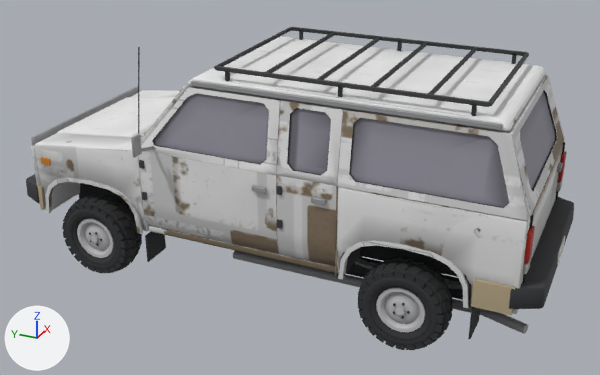
What one commit did to the glTF model frontend/src/assets/models/vehicles/wayfarer.glb.
Before and after are seen from a camera (50 mm lens) standing at (-6.09, -2.94, 3.86) and looking at (-0.05, -0.22, 0.85). Lighting does not change. The marker at lower left points along +X, +Y and +Z. The picture after the commit comes second. Vertices at exactly the same position are counted once.

The older version as bpy lines, for what is in view:
```python
ob_body = bpy.data.objects.new('body', me_body_013)
ob_body.location = (0.0, 0.0, 0.0)
ob_door_fl = bpy.data.objects.new('door_FL', me_door_fl_013)
ob_door_fl.location = (0.0, 0.0, 0.0)
ob_door_rl = bpy.data.objects.new('door_RL', me_door_rl)
ob_door_rl.location = (0.0, 0.0, 0.0)
ob_wheel_fl = bpy.data.objects.new('wheel_FL', me_wheel_fl_013)
ob_wheel_fl.location = (-0.745, 1.421, 0.37)
# also in view: 'wheel_RL' at (-0.75, -1.42, 0.37)
```
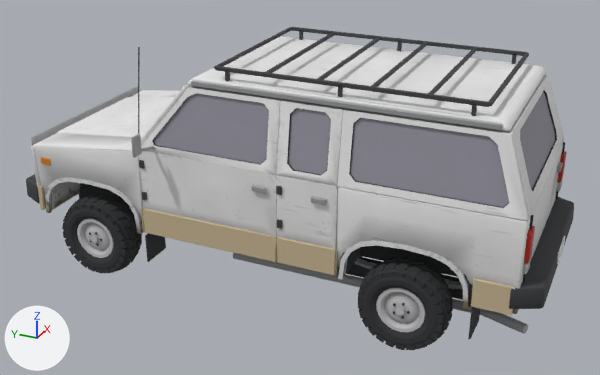
The change, as a list of edits to the scene's bpy script:
```text
Change me_body_013:
    used by ob_body; location = (0.0, 0.0, 0.0)
    remove me_body_013.from_pydata(...)  # 6323 vertices, 11978 faces; spans x -0.87..0.87, y -2.45..2.23, z 0.24..2.11
    add me_body_013.from_pydata(...)  # 6371 vertices, 12066 faces; spans x -0.87..0.87, y -2.45..2.23, z 0.24..2.11
    me_body_013 part 1: the loose piece of 24 vertices spanning x -0.86..-0.84, y 1.95..1.99, z 0.55..0.78 is copied, and the copy is scaled about its middle by (1, 0.199, 1), then moved by (0.0, -1.09, 0.0); it spans x -0.86..-0.84, y 0.88..0.89, z 0.55..0.78
    me_body_013 part 2: 4725 kept faces spanning x -0.87..0.87, y -2.28..2.02, z 0.53..1.95 get new texture (UV) coordinates
    me_body_013 part 3: 7836 kept faces spanning x -0.87..0.87, y -2.45..2.23, z 0.24..2.11 get new vertex colours; the middle colour goes from grey #b8b8b8 to white #ffffff
    other edits to the shape of me_body_013 do not show in these pictures
Change me_door_fl_013:
    used by ob_door_fl; location = (0.0, 0.0, 0.0)
    remove me_door_fl_013.from_pydata(...)  # 349 vertices, 651 faces; spans x -1.1..-0.722, y -0.379..0.876, z 0.6..1.88
    add me_door_fl_013.from_pydata(...)  # 403 vertices, 755 faces; spans x -1.1..-0.722, y -0.379..0.876, z 0.55..1.88
    me_door_fl_013 part 4: a new loose piece of 54 vertices spanning x -0.864..-0.84, y -0.375..0.872, z 0.55..0.78, in mat_second
    me_door_fl_013 part 5: 220 kept faces spanning x -0.85..-0.722, y -0.379..0.876, z 0.6..1.88 get new texture (UV) coordinates
    me_door_fl_013 part 6: 485 kept faces spanning x -1.095..-0.722, y -0.379..0.876, z 0.6..1.88 get new vertex colours
    add me_door_fl_013.materials.append(mat_second)
Change me_door_rl:
    used by ob_door_rl; location = (0.0, 0.0, 0.0)
    remove me_door_rl.from_pydata(...)  # 262 vertices, 490 faces; spans x -0.88..-0.722, y -0.881..-0.379, z 0.6..1.879
    add me_door_rl.from_pydata(...)  # 298 vertices, 558 faces; spans x -0.88..-0.722, y -0.881..-0.379, z 0.55..1.879
    me_door_rl part 7: a new loose piece of 36 vertices spanning x -0.864..-0.84, y -0.877..-0.383, z 0.55..0.78, in mat_second
    me_door_rl part 8: 182 kept faces spanning x -0.85..-0.722, y -0.881..-0.379, z 0.6..1.879 get new texture (UV) coordinates
    me_door_rl part 9: 346 kept faces spanning x -0.88..-0.722, y -0.881..-0.379, z 0.6..1.878 get new vertex colours
    add me_door_rl.materials.append(mat_second)
```

Pixel boxes (x1, y1, x2, y2) of what changed, in the pictures (600 x 375 px):
'door_FL', reshaped
    before: (131, 87, 282, 254)
    after: (131, 87, 282, 262)
'door_RL', reshaped
    before: (276, 100, 345, 266)
    after: (276, 100, 345, 275)
part 1 of me_body_013, added
    after: (141, 208, 145, 232)
part 2 of me_body_013, surface changed
    both: (31, 38, 565, 314)
part 3 of me_body_013, edited (looks the same)
    both: (26, 27, 574, 339)
part 4 of me_door_fl_013, added
    after: (143, 208, 277, 262)
part 5 of me_door_fl_013, surface changed
    before: (140, 87, 282, 254)
    after: (140, 87, 282, 238)
part 6 of me_door_fl_013, edited (looks the same)
    both: (133, 87, 280, 238)
part 7 of me_door_rl, added
    after: (277, 237, 335, 275)
part 8 of me_door_rl, surface changed (lighter)
    both: (276, 100, 345, 260)
part 9 of me_door_rl, recoloured (lighter)
    both: (276, 108, 345, 260)
